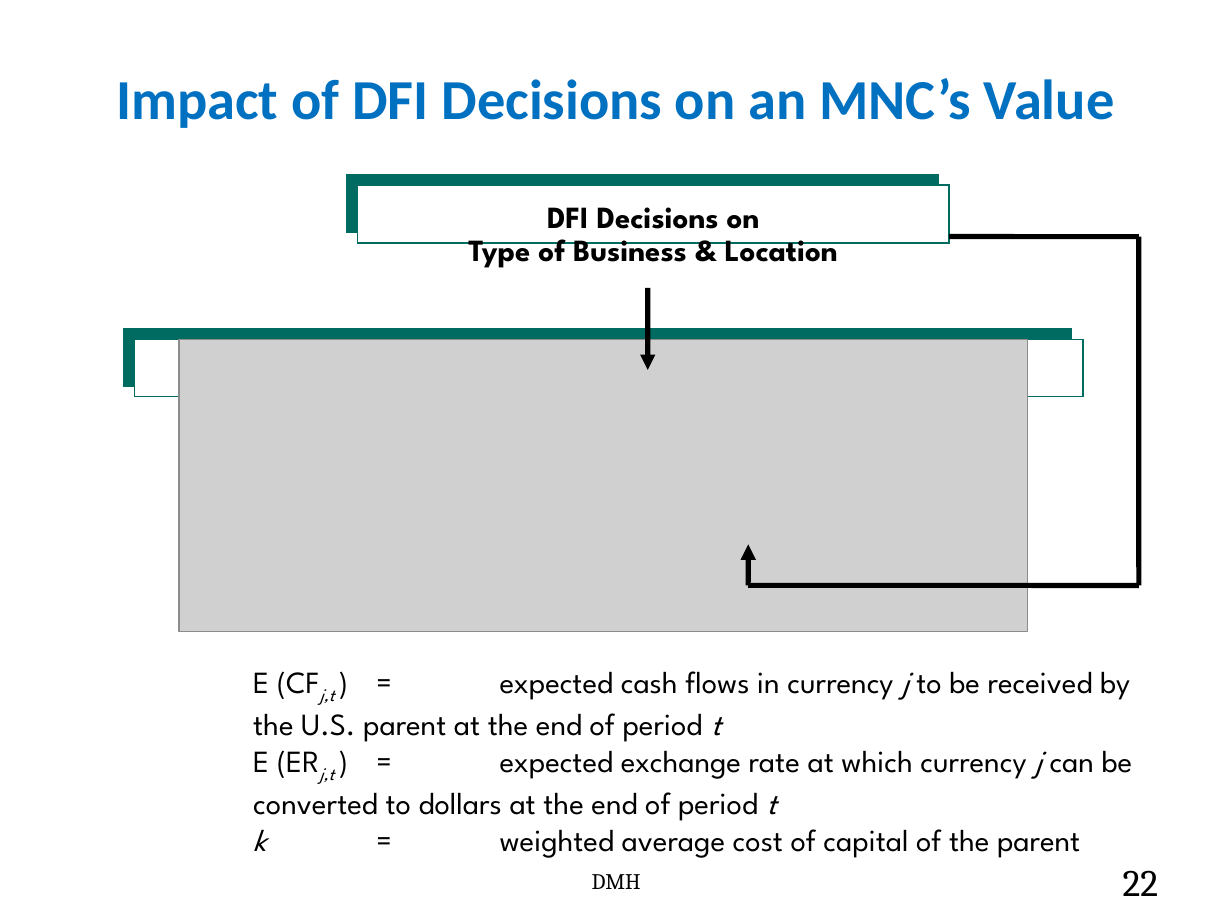
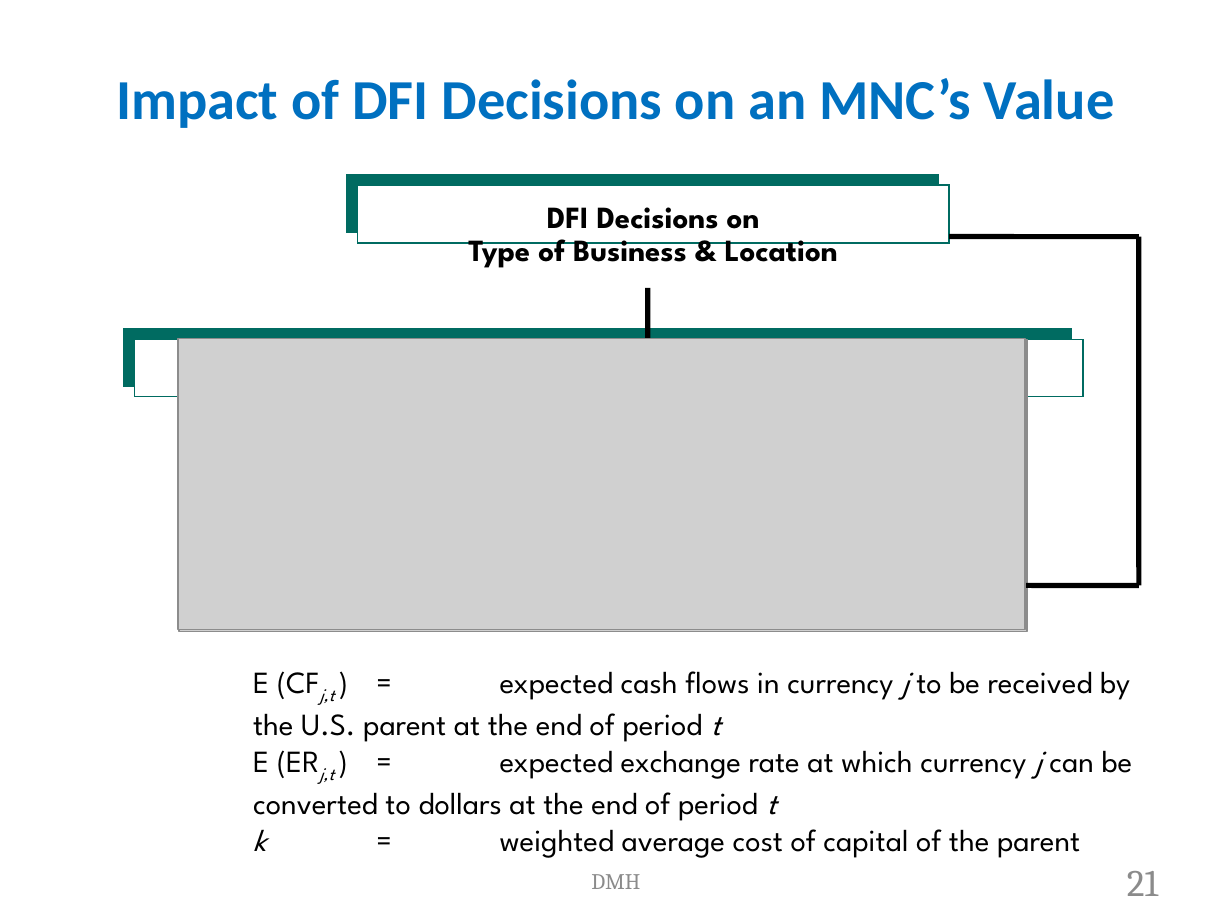
Before and after one commit to shyed2001/Asset-Management-ERP-MBA, a slide deck: slide 21 of 6. Direct Foreign Investment.pptx (slide 22 before the commit). Drawn at 1232x924 pixels with LibreOffice and Linux fonts; fonts in the diff are those of the drawing; grey boxes stand for pictures. Boxes give left, top, right and bottom in pixels: in the first picture for what was removed or moved away, otherwise in the second. Text is boxed around its words. In the diff, an @@ line names an element or a change of style, - is before the commit and + after.

```diff
--- a/6. Direct Foreign Investment.pptx
+++ b/6. Direct Foreign Investment.pptx
@@ picture added at [177,339,1025,630] @@
@@ arrow removed from (748, 585) to (748, 545) @@
@@ text "DMH" at [591,874,640,889]: text colour #000000 to #8B8B8B @@
@@ page number at [1127,871,1158,896]: text changed; text colour #000000 to #8B8B8B @@
-22
+21
```
Also in this commit, not shown: 63 other slides changed, 1 slide removed.
